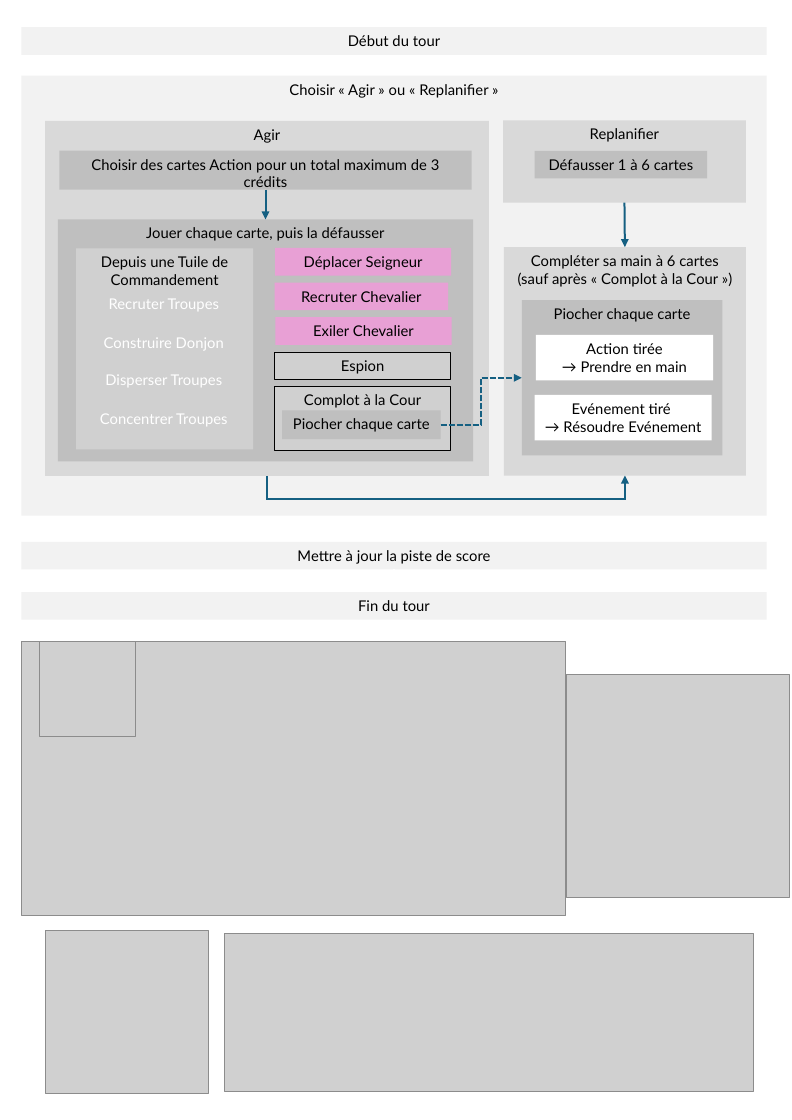
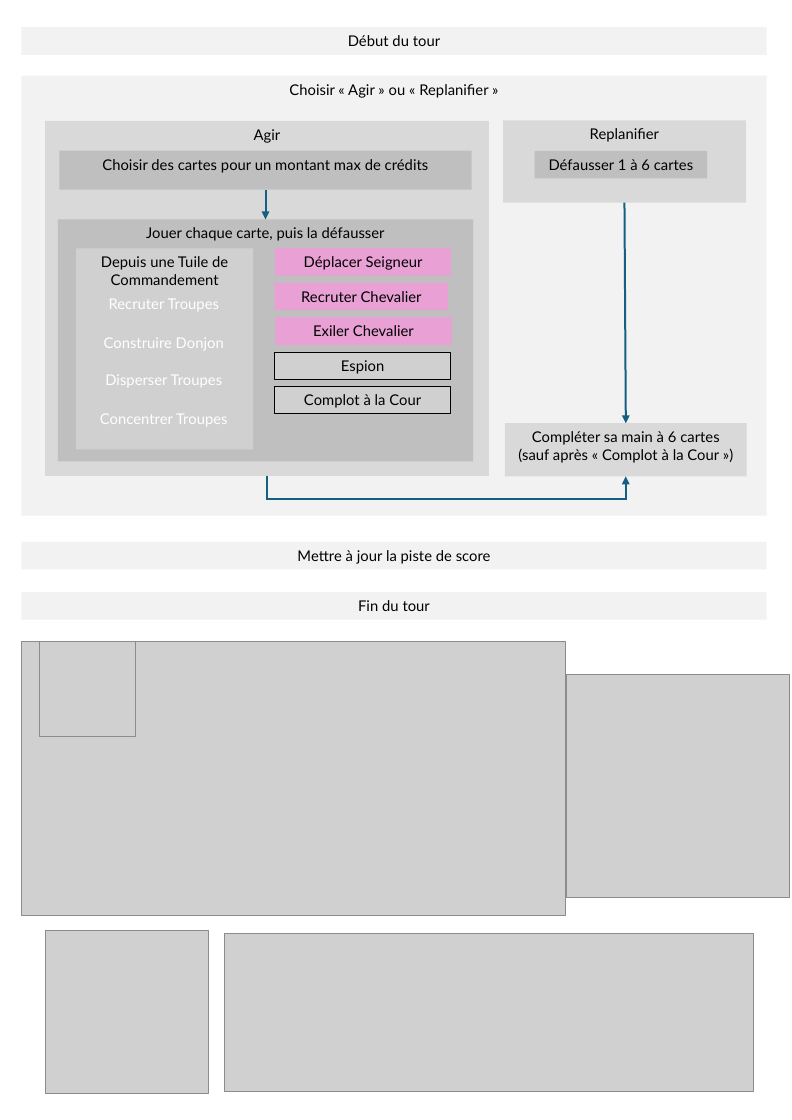
Before and after one commit to LucasBorboleta/Terre-de-Barons, a slide deck: slide 1 of pictures/Memos/memo-fr.pptx. Drawn at 792x1120 pixels with LibreOffice and Linux fonts; fonts in the diff are those of the drawing; grey boxes stand for pictures; background and template pictures are left out. Boxes give left, top, right and bottom in pixels: in the first picture for what was removed or moved away, otherwise in the second. Text is boxed around its words. In the diff, an @@ line names an element or a change of style, - is before the commit and + after.

```diff
--- a/pictures/Memos/memo-fr.pptx
+++ b/pictures/Memos/memo-fr.pptx
@@ text in rectangle at <box>102,159,429,173</box>: text changed @@
-Choisir des cartes Action pour un total maximum de 3 crédits
+Choisir des cartes pour un montant max de crédits
@@ arrow moved from (624, 203) - (624, 247) to (624, 203) - (625, 423) @@
@@ rectangle removed at <box>522,300,722,455</box> @@
-Piocher chaque carte
@@ rectangle removed at <box>535,335,713,381</box> @@
-Action tirée
-→ Prendre en main
@@ picture "Complot à la Cour": place and size @@
-picture "Complot à la Cour" at <box>275,386,451,450</box>
+picture "Complot à la Cour" at <box>275,386,451,414</box>
@@ elbow arrow removed from (441, 424) to (522, 377) @@
@@ rectangle removed at <box>283,410,441,439</box> @@
-Piocher chaque carte
@@ rectangle removed at <box>534,395,712,441</box> @@
-Evénement tiré
-→ Résoudre Evénement
@@ rectangle "Compléter sa main à 6 ...": place and size @@
-rectangle "Compléter sa main à 6 ..." at <box>504,247,745,476</box>
+rectangle "Compléter sa main à 6 ..." at <box>505,423,746,476</box>
```
Also in this commit, not shown: 5 other files.
